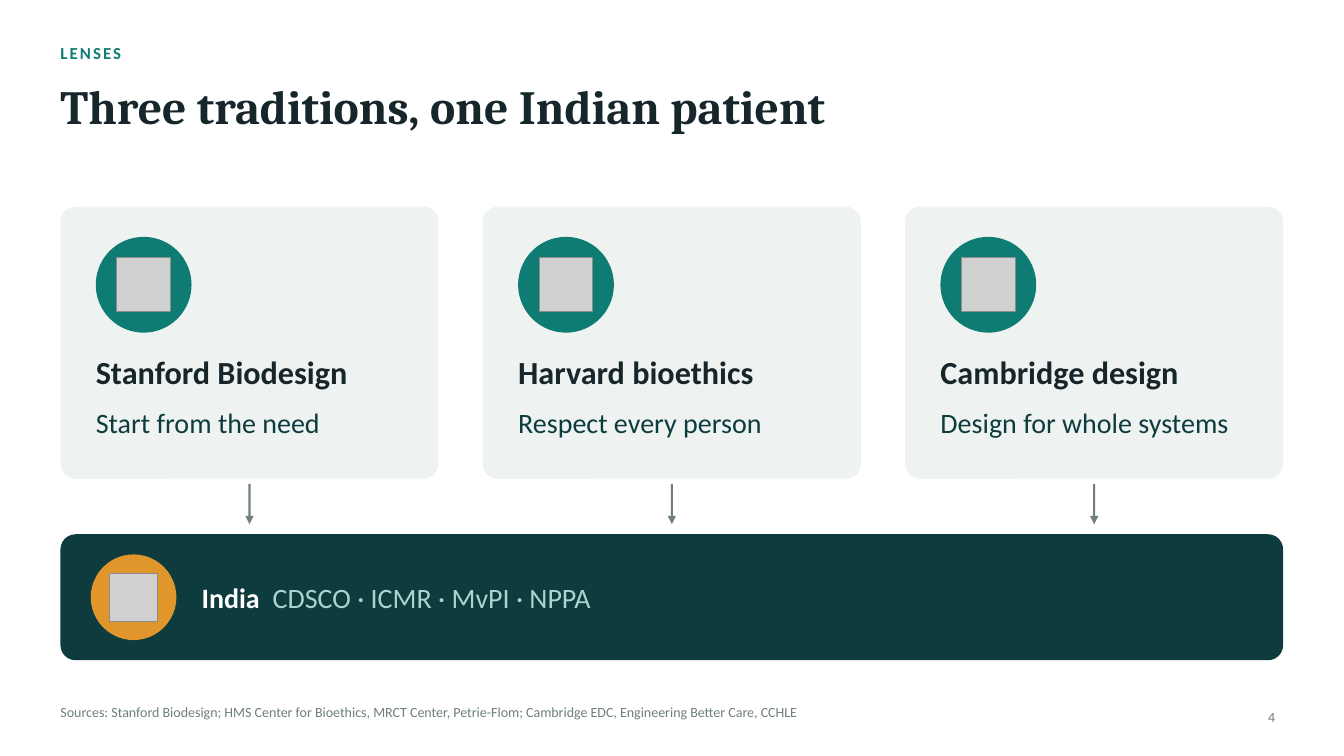
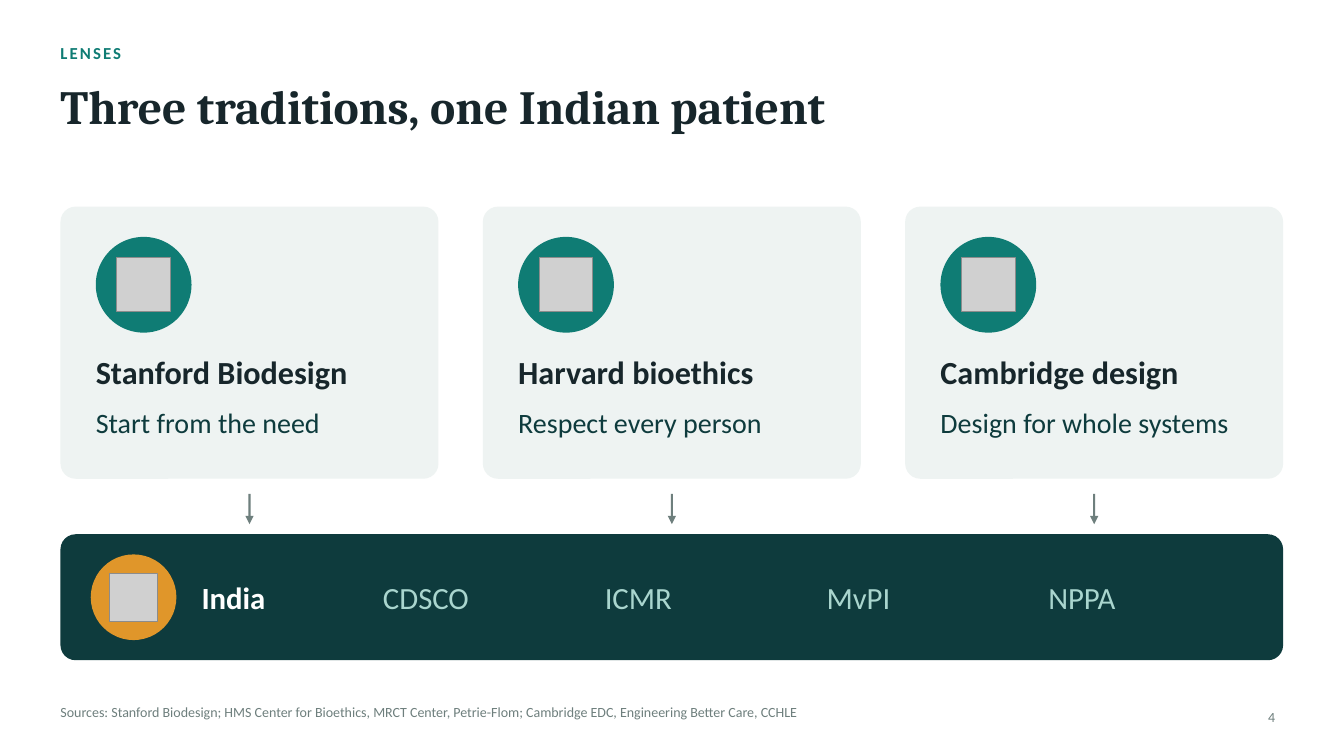
Before and after one commit to ivikasjha/claude, a slide deck: slide 4 of deck/From_Innovation_to_Patient_Impact.pptx. Drawn at 1344x756 pixels with LibreOffice and Linux fonts; fonts in the diff are those of the drawing; grey boxes stand for pictures. Boxes give left, top, right and bottom in pixels: in the first picture for what was removed or moved away, otherwise in the second. Text is boxed around its words. In the diff, an @@ line names an element or a change of style, - is before the commit and + after.

```diff
--- a/deck/From_Innovation_to_Patient_Impact.pptx
+++ b/deck/From_Innovation_to_Patient_Impact.pptx
@@ arrow moved from (250, 484) - (250, 524) to (250, 494) - (250, 524) @@
@@ arrow moved from (673, 484) - (673, 524) to (673, 494) - (673, 524) @@
@@ arrow moved from (1095, 484) - (1095, 524) to (1095, 494) - (1095, 524) @@
@@ text at [202, 587, 266, 610]: text changed; size 20 to 22 pt; text colour #A9D5CE to #FFFFFF; bold on @@
-India CDSCO · ICMR · MvPI · NPPA
+India
@@ text added at [383, 589, 469, 609], 22 pt, text #A9D5CE @@
+CDSCO
@@ text added at [605, 589, 672, 609], 22 pt, text #A9D5CE @@
+ICMR
@@ text added at [827, 589, 891, 609], 22 pt, text #A9D5CE @@
+MvPI
@@ text added at [1048, 589, 1115, 609], 22 pt, text #A9D5CE @@
+NPPA
```
Also in this commit, not shown: 34 other slides changed, 1 slide removed, 37 other files.
